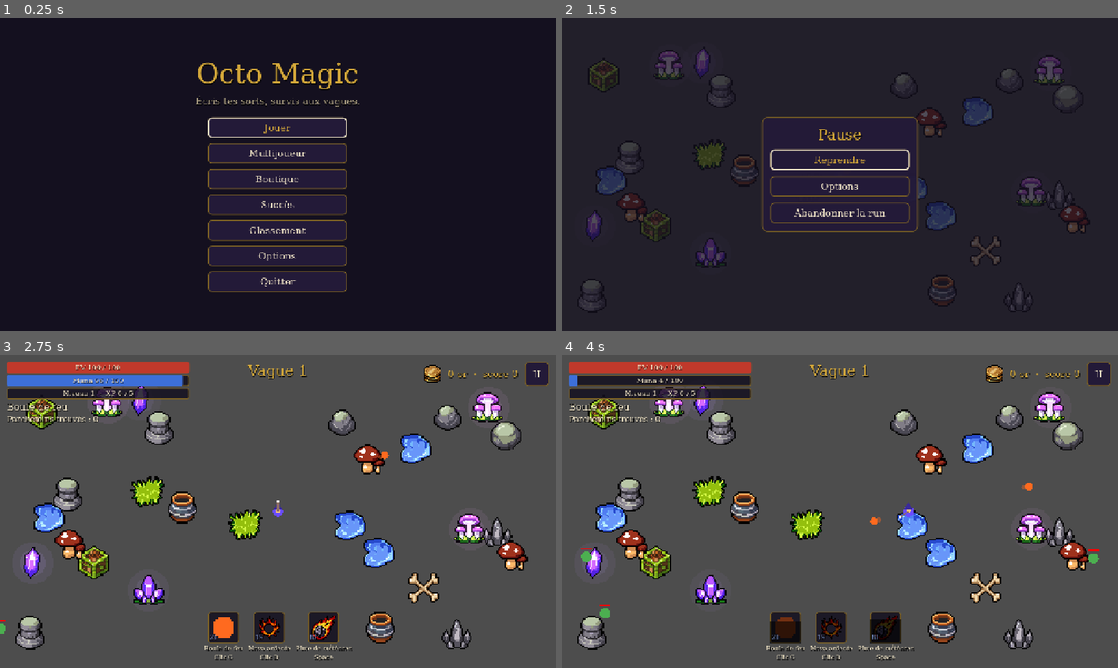
Above: before the commit, frames 1-4 (two rows, left to right).
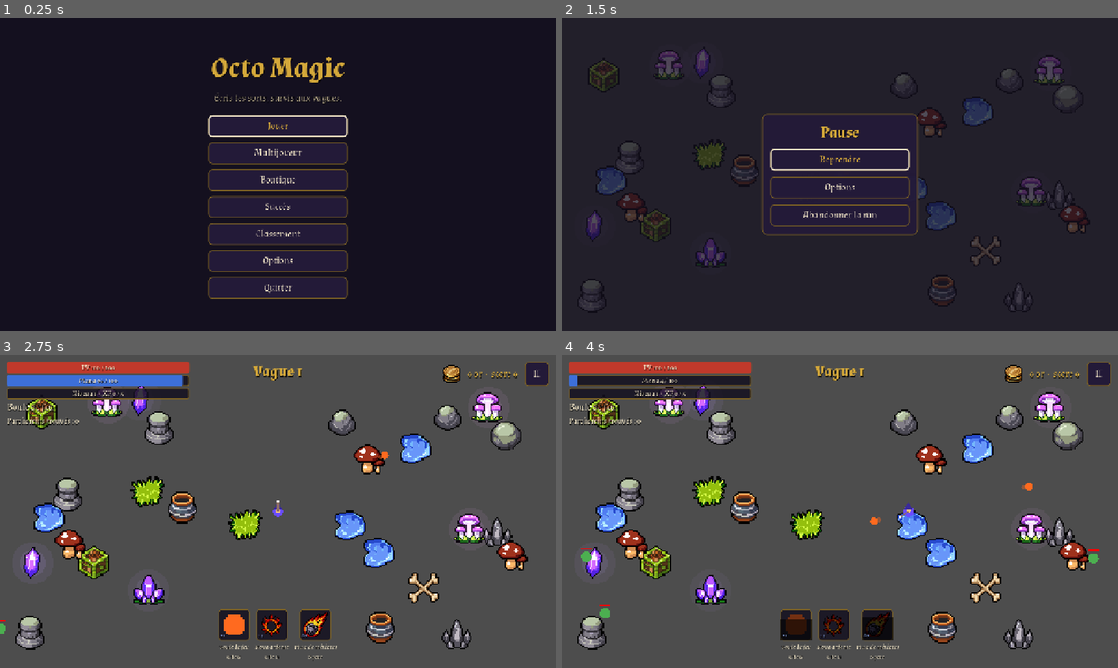
Above: after the commit, the same moments.

Repository: LeandreBl/octo-magic
Game: Godot game, scene res://game/main.tscn
Same seed, same stepped clock (60 frames per second), same inputs: the game is played once before the commit and once after it.
Inputs (mouse positions are in pixels of both pictures, inside the frame that each line leads up to):
- Up to frame 1 (0.25 s): no input
- Up to frame 2 (1.5 s): click "Jouer" at 0.5 s; click "II" at 1.25 s
- Up to frame 3 (2.75 s): click "Reprendre" at 2 s
- Up to frame 4 (4 s): tap Enter at 2.75 s; move the mouse to (962, 495) at 2.77 s; hold D (move_right) 2.78-3.5 s; hold Space (cast_ultimate) 2.78-3.5 s; click (962, 495) at 2.92 s; drag from (728, 527) to (812, 574) at 3.52 s

The runs differ from the first frame. In frame 1, 6.7% of the frame differs, in the area x 35-65%, y 12-90%; in frame 2, 2.2%; in frame 3, 3.6%; in frame 4, 3.5%.

Commit message:
Bundle OFL fonts: Almendra for the game, Uncial Antiqua for scrolls, EB Garamond for Greek
Co-Authored-By: Claude Opus 5.5 <noreply@anthropic.com>

Diff:
--- a/ui/scroll_panel.gd
+++ b/ui/scroll_panel.gd
@@ -2,6 +2,8 @@
 ## The scroll panel, between runs: the main spell, and blank scrolls to write
 ## words on, one per scroll (sent to the forge by game/main.gd). Used by the end-of-run
 ## and shop screens.
+
+const UITheme := preload("res://ui/theme.gd")
 
 var main: Node
 var _spell: Label
@@ -16,18 +18,21 @@
 	var row := HBoxContainer.new()
 	add_child(row)
 	var icon := TextureRect.new()
-	icon.texture = preload("res://ui/theme.gd").icon("scroll")
+	icon.texture = UITheme.icon("scroll")
 	icon.stretch_mode = TextureRect.STRETCH_KEEP_CENTERED
 	row.add_child(icon)
 	var head := Label.new()
 	head.theme_type_variation = "Header"
 	head.text = "Parchemin"
+	head.add_theme_font_override("font", UITheme.PARCHMENT)
 	row.add_child(head)
 	_spell = Label.new()
 	_spell.autowrap_mode = TextServer.AUTOWRAP_WORD
+	_spell.add_theme_font_override("font", UITheme.PARCHMENT)
 	add_child(_spell)
 	_edit = LineEdit.new()
 	_edit.max_length = 200
+	_edit.add_theme_font_override("font", UITheme.PARCHMENT)
 	_edit.placeholder_text = "un mot par parchemin, en langue morte, ex : ignis, πῦρ, umbra"
 	_edit.text_submitted.connect(func(_t): _on_write())
 	add_child(_edit)
--- a/ui/theme.gd
+++ b/ui/theme.gd
@@ -13,13 +13,20 @@
 const MANA := Color("#3d6fd8")
 const XP := Color("#d4a83a")
 
+## Fonts (assets/fonts, SIL OFL): Almendra, calligraphic, for the whole game;
+## Uncial Antiqua, an old manuscript hand, for what is written on scrolls.
+## Neither has Greek: EB Garamond fills in (πῦρ, ...).
+const GREEK: FontFile = preload("res://assets/fonts/EBGaramond.ttf")
+const MAGIC: FontFile = preload("res://assets/fonts/Almendra-Regular.ttf")
+const MAGIC_BOLD: FontFile = preload("res://assets/fonts/Almendra-Bold.ttf")
+const PARCHMENT: FontFile = preload("res://assets/fonts/UncialAntiqua-Regular.ttf")
+
 
 static func make() -> Theme:
 	var t := Theme.new()
-	var font := SystemFont.new()
-	font.font_names = ["Cinzel", "Cormorant Garamond", "Georgia", "Palatino Linotype",
-		"Book Antiqua", "DejaVu Serif", "serif"]
-	t.default_font = font
+	for f in [MAGIC, MAGIC_BOLD, PARCHMENT]:
+		f.fallbacks = [GREEK]
+	t.default_font = MAGIC
 	t.default_font_size = 22
 
 	t.set_color("font_color", "Label", TEXT)
@@ -28,9 +35,11 @@
 	t.set_constant("shadow_offset_y", "Label", 2)
 	t.set_type_variation("Title", "Label")
 	t.set_font_size("font_size", "Title", 64)
+	t.set_font("font", "Title", MAGIC_BOLD)
 	t.set_color("font_color", "Title", GOLD)
 	t.set_type_variation("Header", "Label")
 	t.set_font_size("font_size", "Header", 34)
+	t.set_font("font", "Header", MAGIC_BOLD)
 	t.set_color("font_color", "Header", GOLD)
 
 	t.set_stylebox("panel", "PanelContainer", _box(Color(PANEL, 0.94), GOLD_DIM, 2, 12, 20))
Binary file added: assets/fonts/Almendra-Bold.ttf
Binary file added: assets/fonts/Almendra-Regular.ttf
Binary file added: assets/fonts/EBGaramond.ttf
Not shown, added: assets/fonts/OFL-Almendra.txt
Not shown, added: assets/fonts/OFL-EBGaramond.txt
Not shown, added: assets/fonts/OFL-UncialAntiqua.txt
Binary file added: assets/fonts/UncialAntiqua-Regular.ttf
